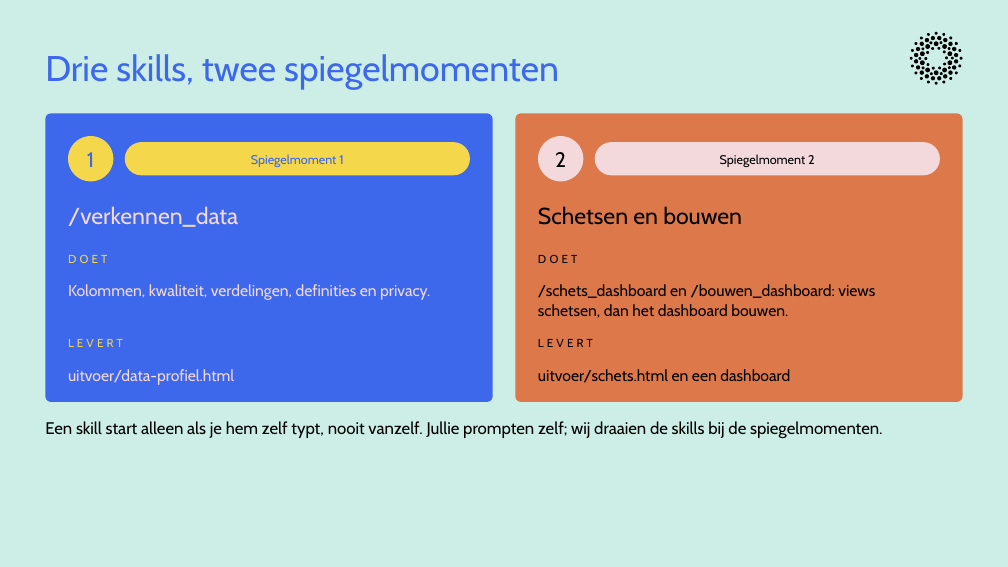
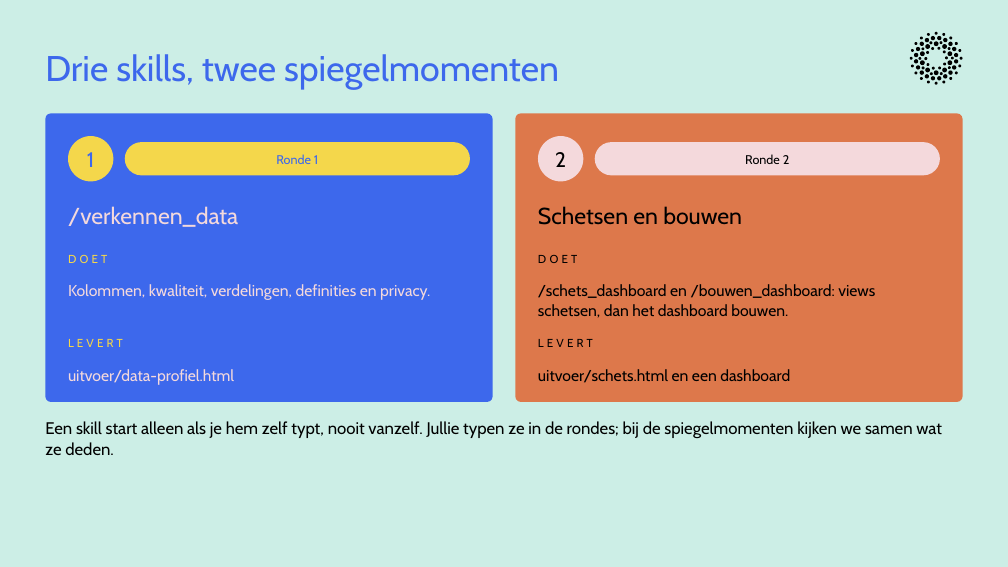
Before and after one commit to cedanl/clidev-presentaties, a slide deck: slide 13 of exports/261005_workshop_rad_uitvoering.pptx. Drawn at 1008x567 pixels with LibreOffice and Linux fonts; fonts in the diff are those of the drawing. Boxes give left, top, right and bottom in pixels: in the first picture for what was removed or moved away, otherwise in the second. Text is boxed around its words. In the diff, an @@ line names an element or a change of style, - is before the commit and + after.

```diff
--- a/exports/261005_workshop_rad_uitvoering.pptx
+++ b/exports/261005_workshop_rad_uitvoering.pptx
@@ text at bbox=[276, 154, 318, 164]: text changed @@
-Spiegelmoment 1
+Ronde 1
@@ text at bbox=[745, 154, 790, 164]: text changed @@
-Spiegelmoment 2
+Ronde 2
@@ text at bbox=[45, 421, 942, 455]: text changed @@
-Een skill start alleen als je hem zelf typt, nooit vanzelf. Jullie prompten zelf; wij draaien de skills bij de spiegelmomenten.
+Een skill start alleen als je hem zelf typt, nooit vanzelf. Jullie typen ze in de rondes; bij de spiegelmomenten kijken we samen wat ze deden.
```
Also in this commit, not shown: 12 other slides changed, 1 other file.
